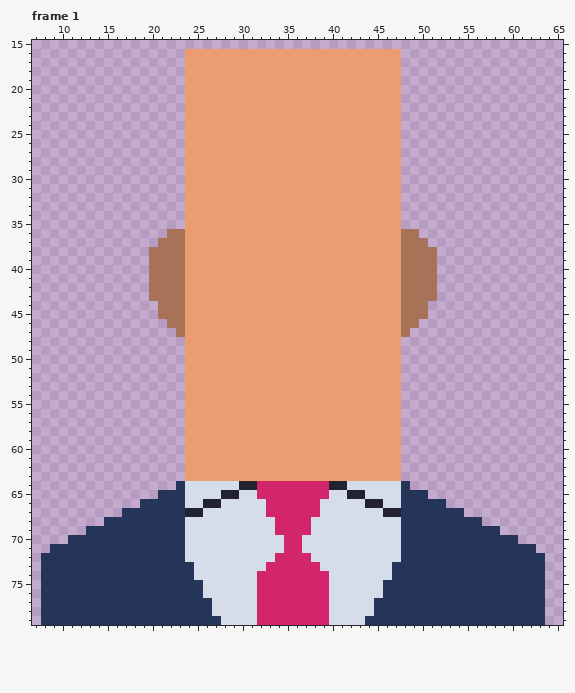
Pixel-art file, stored at assets/characters.aseprite. This is how it looked before the edit.
72x80 pixels, 1 frame. Shown: frame 1: x 7..65, y 15..79. The commit also changed other frames, which this record leaves out.
New version:
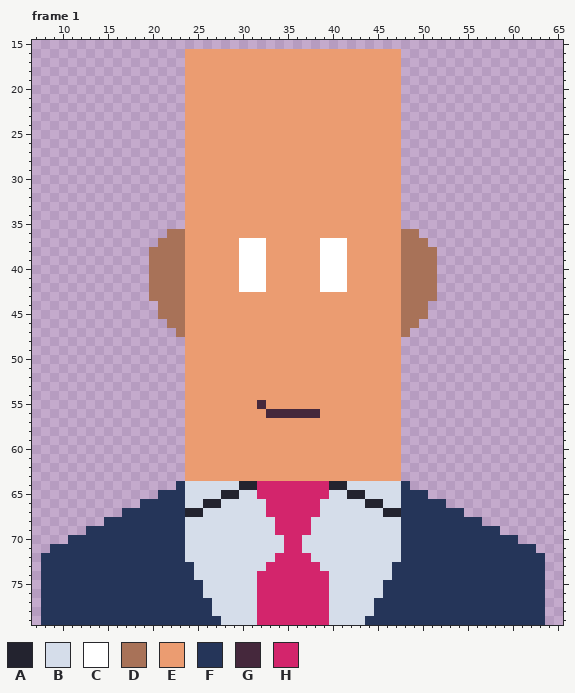
Palette (. is transparent): A #23232f  B #d5ddea  C #ffffff  D #a87258  E #eb9c71  F #253559  G #45283c  H #d3256c
What changed:
--- frame 1
@@ x 28..43 @@
 36 EEEEEEEEEEEEEEEE
-37 EEEEEEEEEEEEEEEE
-38 EEEEEEEEEEEEEEEE
-39 EEEEEEEEEEEEEEEE
-40 EEEEEEEEEEEEEEEE
-41 EEEEEEEEEEEEEEEE
-42 EEEEEEEEEEEEEEEE
+37 EECCCEEEEEECCCEE
+38 EECCCEEEEEECCCEE
+39 EECCCEEEEEECCCEE
+40 EECCCEEEEEECCCEE
+41 EECCCEEEEEECCCEE
+42 EECCCEEEEEECCCEE
 43 EEEEEEEEEEEEEEEE
@@ x 30..40 @@
 54 EEEEEEEEEEE
-55 EEEEEEEEEEE
-56 EEEEEEEEEEE
+55 EEGEEEEEEEE
+56 EEEGGGGGGEE
 57 EEEEEEEEEEE
